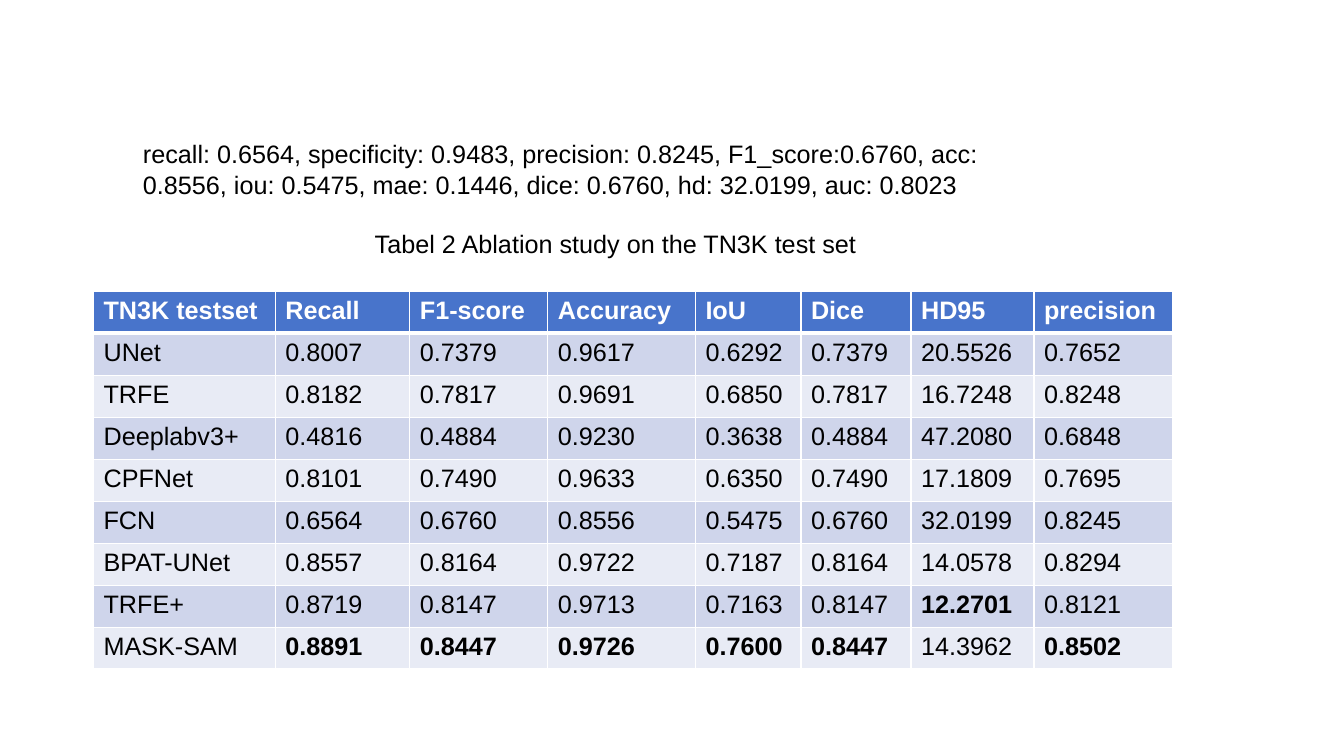
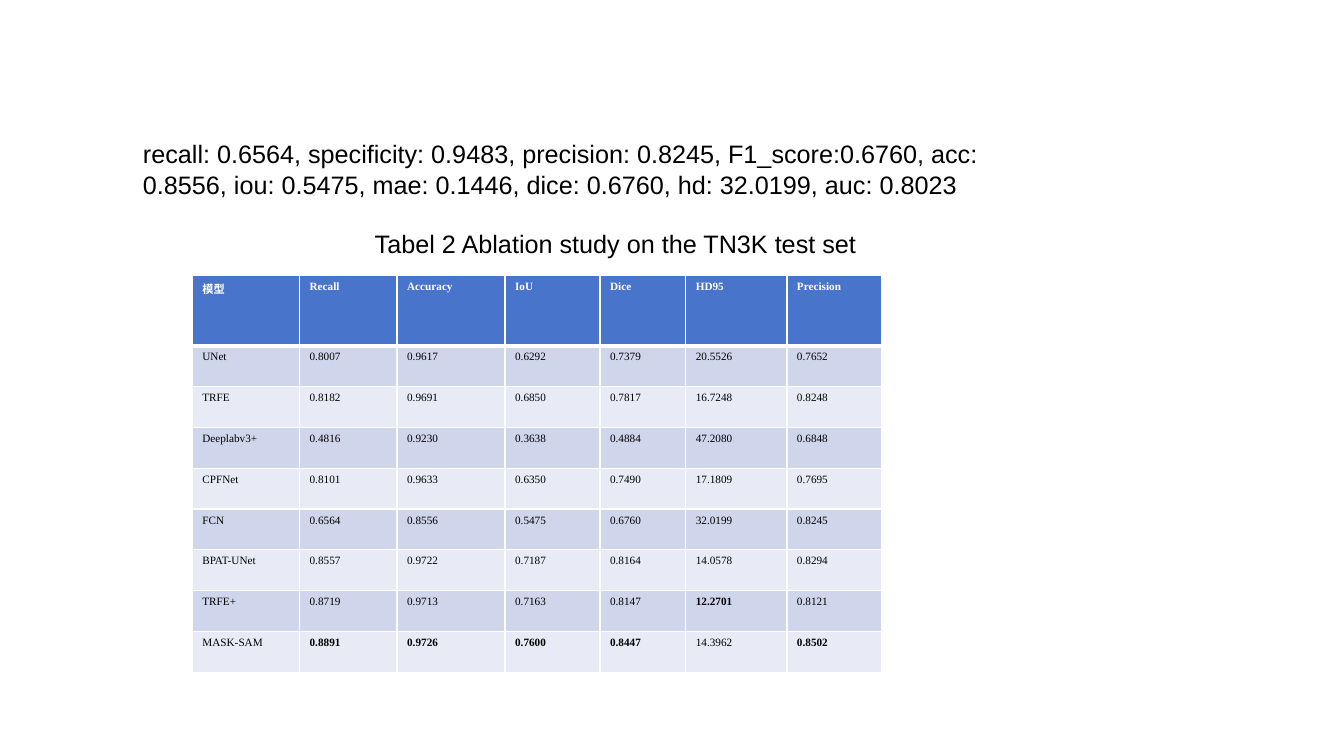
Before and after one commit to wanggy820/MedSAM, a slide deck: slide 4 of 小论文/architecture.pptx. Drawn at 1344x756 pixels with LibreOffice and Linux fonts; fonts in the diff are those of the drawing. Boxes give left, top, right and bottom in pixels: in the first picture for what was removed or moved away, otherwise in the second. Text is boxed around its words. In the diff, an @@ line names an element or a change of style, - is before the commit and + after.

```diff
--- a/小论文/architecture.pptx
+++ b/小论文/architecture.pptx
@@ table at bbox=[193, 275, 881, 756] @@
-column 1, row 1: TN3K testset
+column 1, row 1: 模型
-column 3: F1-score | 0.7379 | 0.7817 | 0.4884 | 0.7490 | 0.6760 | 0.8164 | 0.8147 | 0.8447
-column 7, row 1: precision
+column 7, row 1: Precision
@@ table: place and size @@
-table at bbox=[94, 291, 1173, 669]
+table at bbox=[193, 275, 881, 756]
```
Also in this commit, not shown: 3 other slides changed, 3 slides added, 26 other files.
